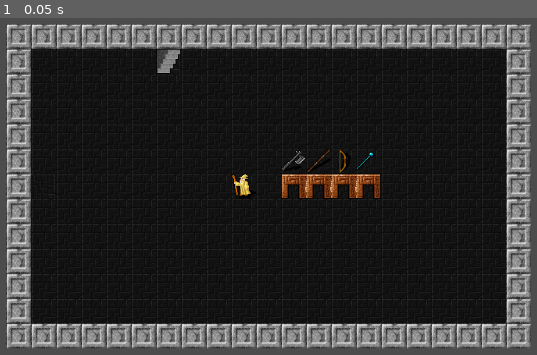
Above: before the commit, frame 1.
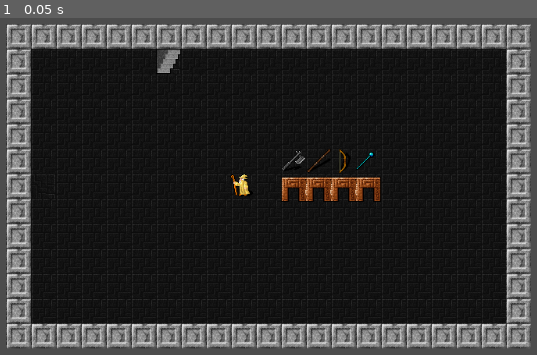
Above: after the commit, the same moment.

Repository: davidkueng/Games_godot
Game: Godot game, scene res://Scenes/Levels/Shop.tscn
The game is run twice, just before and just after one commit, with the same random seed, the same clock (stepped at 60 frames per second) and the same inputs. This scene is started directly instead of the project's main scene.
Inputs:
- Up to frame 1 (0.05 s): no input

The runs differ from the first frame. In frame 1, 0.9% of the frame differs, in the area x 43-71%, y 46-55%.

Commit message:
placeholder weapon solution and weapon achieve anim

Diff:
--- a/Zelda/Scenes/Levels/Shop.tscn
+++ b/Zelda/Scenes/Levels/Shop.tscn
@@ -123,9 +123,6 @@
 } ]
 13/z_index = 0
 
-[sub_resource type="ConvexPolygonShape2D" id=6]
-points = PoolVector2Array( 0, 0, 128, 0, 128, 32, 0, 32 )
-
 [sub_resource type="ConvexPolygonShape2D" id=7]
 points = PoolVector2Array( 0, 0, 32, 0, 32, 32, 0, 32 )
 
@@ -138,26 +135,7 @@
 [sub_resource type="ConvexPolygonShape2D" id=10]
 points = PoolVector2Array( 0, 0, 32, 0, 32, 32, 0, 32 )
 
-[sub_resource type="ConvexPolygonShape2D" id=11]
-points = PoolVector2Array( 0, 0, 32, 0, 32, 32, 0, 32 )
-
-[sub_resource type="TileSet" id=12]
-0/name = "shop_table.png 0"
-0/texture = ExtResource( 2 )
-0/tex_offset = Vector2( 0, 0 )
-0/modulate = Color( 1, 1, 1, 1 )
-0/region = Rect2( 0, 0, 128, 32 )
-0/tile_mode = 0
-0/occluder_offset = Vector2( 0, 0 )
-0/navigation_offset = Vector2( 0, 0 )
-0/shapes = [ {
-"autotile_coord": Vector2( 0, 0 ),
-"one_way": false,
-"one_way_margin": 1.0,
-"shape": SubResource( 6 ),
-"shape_transform": Transform2D( 1, 0, 0, 1, 0, 0 )
-} ]
-0/z_index = 0
+[sub_resource type="TileSet" id=11]
 1/name = "wand"
 1/texture = ExtResource( 3 )
 1/tex_offset = Vector2( 0, 0 )
@@ -222,22 +200,6 @@
 "shape_transform": Transform2D( 1, 0, 0, 1, 0, 0 )
 } ]
 4/z_index = 0
-5/name = "shop_owner"
-5/texture = ExtResource( 4 )
-5/tex_offset = Vector2( 0, 0 )
-5/modulate = Color( 1, 1, 1, 1 )
-5/region = Rect2( 0, 0, 32, 32 )
-5/tile_mode = 0
-5/occluder_offset = Vector2( 0, 0 )
-5/navigation_offset = Vector2( 0, 0 )
-5/shapes = [ {
-"autotile_coord": Vector2( 0, 0 ),
-"one_way": false,
-"one_way_margin": 1.0,
-"shape": SubResource( 11 ),
-"shape_transform": Transform2D( 1, 0, 0, 1, 0, 0 )
-} ]
-5/z_index = 0
 
 [node name="Shop" type="Node2D"]
 show_behind_parent = true
@@ -250,11 +212,20 @@
 format = 1
 tile_data = PoolIntArray( 196610, 6, 0, 196611, 6, 0, 196612, 6, 0, 196613, 6, 0, 196614, 6, 0, 196615, 6, 0, 196616, 6 …(3749 unchanged characters)…
 
-[node name="Objects_TileMap" type="TileMap" parent="."]
-tile_set = SubResource( 12 )
+[node name="Weapons_TileMap" type="TileMap" parent="."]
+tile_set = SubResource( 11 )
 cell_size = Vector2( 32, 32 )
 format = 1
 tile_data = PoolIntArray( 524301, 4, 0, 524302, 3, 0, 524303, 2, 0, 524304, 1, 0, 589835, 5, 0, 589837, 0, 0 )
 
 [node name="PlayerSpawn" type="Position2D" parent="."]
 position = Vector2( 264.777, 182.643 )
+
+[node name="shop_owner" type="Sprite" parent="."]
+position = Vector2( 365.4, 302.794 )
+z_index = 1
+texture = ExtResource( 4 )
+
+[node name="shop_table" type="Sprite" parent="."]
+position = Vector2( 480.169, 308.157 )
+texture = ExtResource( 2 )
--- a/Zelda/Scenes/Player.tscn
+++ b/Zelda/Scenes/Player.tscn
@@ -1,7 +1,8 @@
-[gd_scene load_steps=15 format=2]
+[gd_scene load_steps=17 format=2]
 
 [ext_resource path="res://Assets/starter_player_anim_walk_front_2.png" type="Texture" id=1]
 [ext_resource path="res://Scripts/Player.gd" type="Script" id=2]
+[ext_resource path="res://Assets/starter_player_anim_get_wep.png" type="Texture" id=3]
 [ext_resource path="res://Assets/starter_player_anim_walk_front_1.png" type="Texture" id=4]
 [ext_resource path="res://Assets/starter_player_anim_walk_back_1.png" type="Texture" id=5]
 [ext_resource path="res://Assets/starter_player_anim_walk_1.png" type="Texture" id=6]
@@ -28,6 +29,22 @@
 "transitions": PoolRealArray( 2.37841, 3.03144 ),
 "update": 1,
 "values": [ ExtResource( 12 ), ExtResource( 9 ) ]
+}
+
+[sub_resource type="Animation" id=6]
+resource_name = "get_wep"
+length = 2.0
+tracks/0/type = "value"
+tracks/0/path = NodePath("Body:texture")
+tracks/0/interp = 1
+tracks/0/loop_wrap = true
+tracks/0/imported = false
+tracks/0/enabled = true
+tracks/0/keys = {
+"times": PoolRealArray( 0, 2 ),
+"transitions": PoolRealArray( 1, 1 ),
+"update": 1,
+"values": [ ExtResource( 3 ), ExtResource( 3 ) ]
 }
 
 [sub_resource type="Animation" id=3]
@@ -94,6 +111,7 @@
 
 [node name="AnimationPlayer" type="AnimationPlayer" parent="."]
 anims/Idle = SubResource( 2 )
+anims/get_wep = SubResource( 6 )
 anims/walking_back = SubResource( 3 )
 anims/walking_front = SubResource( 4 )
 anims/walking_side = SubResource( 5 )
--- a/Zelda/Scripts/Globals.gd
+++ b/Zelda/Scripts/Globals.gd
@@ -3,8 +3,9 @@
 var player
 var current_scene = null
 var player_spawn_pos
+var player_weapon
 var root
-var shop_weapons = []
+
 #var move_speed = 2.5
 
 func _ready():
--- a/Zelda/Scripts/Player.gd
+++ b/Zelda/Scripts/Player.gd
@@ -2,24 +2,24 @@
 
 var level_tilemap
 var objects_tilemap
+var weapons_tilemap
 var anim_player
 var move_speed = 2.5
 var player_spawn_pos
+var weapon = false
 
 func _ready():
 	anim_player = $AnimationPlayer
 
 	level_tilemap = Globals.current_scene.get_node("Level_TileMap")
-	objects_tilemap = Globals.current_scene.get_node("Objects_TileMap")
+#	objects_tilemap is currently empty in all scenes
+#	objects_tilemap = Globals.current_scene.get_node("Objects_TileMap")
+	weapons_tilemap = Globals.current_scene.get_node("Weapons_TileMap")
 
 	if level_tilemap == null:
 			level_tilemap = $"/root/Main/Starting_World/Level_TileMap"
-	if objects_tilemap == null:
-			objects_tilemap = $"/root/Main/Starting_World/Objects_TileMap"
-
-#	Globals.shop_weapons = objects_tilemap
-#	print(Globals.shop_weapons)
-
+#	if objects_tilemap == null:
+#			objects_tilemap = $"/root/Main/Starting_World/Objects_TileMap"
 
 func _process(delta):
 	if Input.is_action_just_pressed("exit"):
@@ -31,32 +31,42 @@
 
 	player_movement()
 
+	player_collision()
+
+func player_collision():
 	var coll = move_and_collide(Vector2() * move_speed)
 
 	if coll and coll.collider.name == "Level_TileMap":
 
 		var level_tile_name = get_tile_name(coll, level_tilemap)[0]
 		var cell = get_tile_name(coll, level_tilemap)[1]
-#
+
 		if level_tile_name == "shop_stairs_entry":
 			Globals.goto_scene("res://Scenes/Levels/Shop.tscn")
 			player_spawn("res://Scenes/Levels/Shop.tscn")
-##
+
 			Globals.player_spawn_pos = player_spawn_pos
-#
+
 		if level_tile_name == "shop_stairs_exit":
 			Globals.goto_scene("res://Scenes/Levels/Starting_World.tscn")
 			player_spawn("res://Scenes/Levels/Starting_World.tscn")
 
 			Globals.player_spawn_pos = player_spawn_pos
 
-	if coll and coll.collider.name == "Objects_TileMap":
+	if coll and coll.collider.name == "Weapons_TileMap":
 
-		var objects_tile_name = get_tile_name(coll, objects_tilemap)[0]
-		var cell = get_tile_name(coll, objects_tilemap)[1]
+		var weapons_tile_name = get_tile_name(coll, weapons_tilemap)[0]
+		var cell = get_tile_name(coll, weapons_tilemap)[1]
 
-		if objects_tile_name == "bow":
+		if weapons_tile_name:
+			Globals.player_weapon = weapons_tile_name
 			clear_tile(coll, cell)
+
+			weapons_tilemap.tile_set.clear()
+
+			weapon = true
+
+			print(Globals.player_weapon)
 
 func player_spawn(path):
 	player_spawn_pos = load(path).instance().get_node("PlayerSpawn").position
@@ -83,7 +93,13 @@
 		$Body.set_flip_h(false)
 		anim_player.play("walking_side")
 	if move_vec == Vector2.ZERO:
-		anim_player.play("Idle")
+		if !weapon:
+			anim_player.play("Idle")
+		else:
+			anim_player.play("get_wep")
+			yield(get_tree().create_timer(2), "timeout")
+			weapon = false
+
 	move_vec = move_vec.normalized()
 
 	move_and_collide(move_vec * move_speed)
@@ -97,3 +113,18 @@
 
 func clear_tile(coll, tile_id):
 	return coll.collider.tile_set.remove_tile(tile_id)
+
+
+
+#=======#	tween weapon above player with tween sprite: ===========
+#		extends Label
+#
+#onready var effect = $effect
+#
+#func _ready():
+#	effect.interpolate_property(self, "modulate:a", 1.0, 0.0, 15, Tween.TRANS_LINEAR, Tween.EASE_OUT)
+#	effect.start()
+#
+#func _on_effect_tween_completed(_object, _key):
+#	queue_free()
+#
Binary file added: Zelda/Assets/bow.png
Not shown, added: Zelda/Assets/bow.png.import
Binary file added: Zelda/Assets/starter_player_anim_get_wep.png
Not shown, added: Zelda/Assets/starter_player_anim_get_wep.png.import
Not shown: 1 places in Zelda/Scenes/Levels/Shop.tscn that only renumber resources
Not shown, added: Zelda/Assets/bow.png~
Not shown, added: Zelda/Assets/starter_player_anim_get_wep.png~
